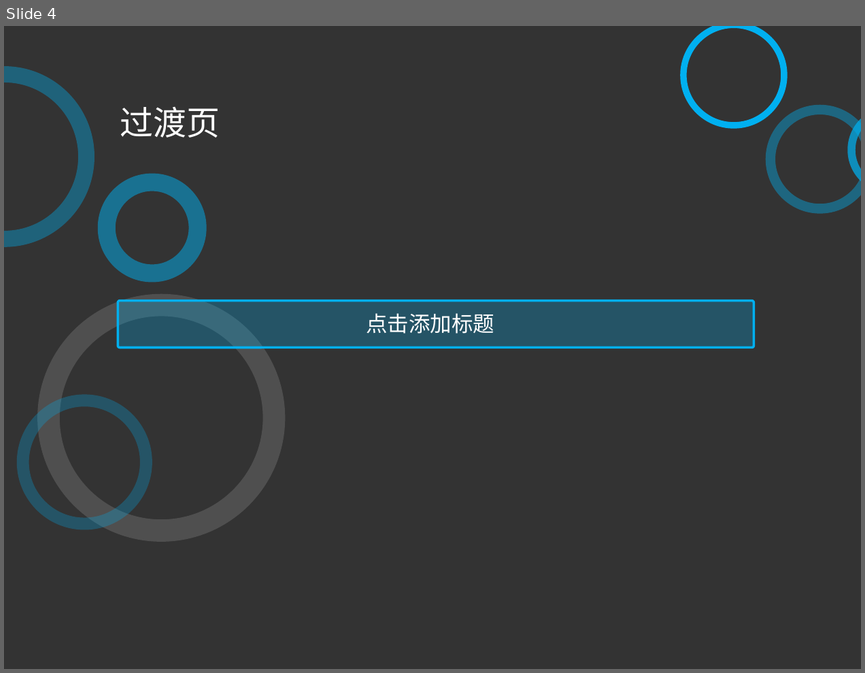
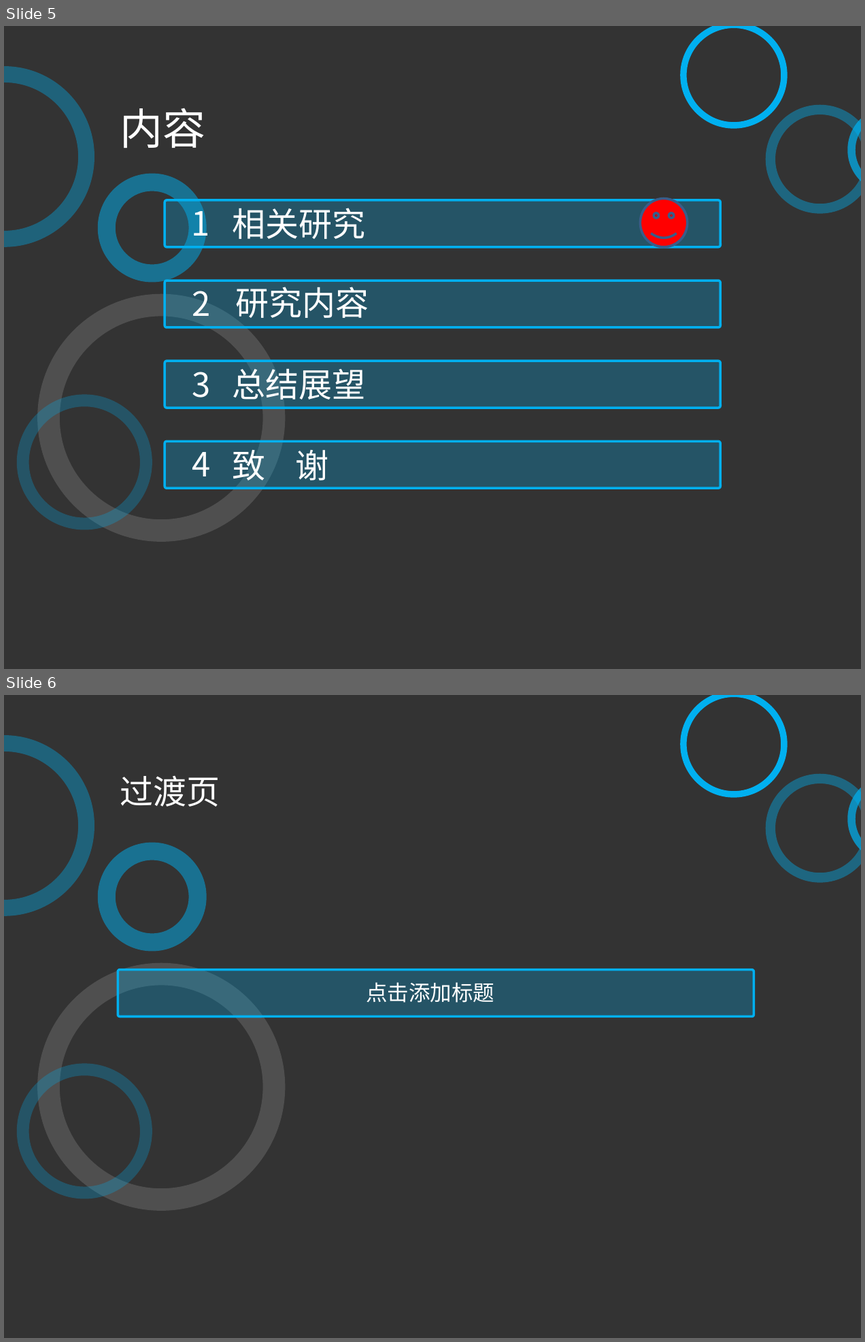
Before and after one commit to xsongx/MyThesis, a slide deck: 答辩.ppt. Shown one above the other, each under a label of ours: slide 4 before the commit, slides 5 and 6 after it. The pictures are 865x673 and 865x1342 pixels, drawn with LibreOffice and Linux fonts; fonts in the diff are those of the drawing. Boxes give left, top, right and bottom in pixels: in the first picture for what was removed or moved away, otherwise in the second. Text is boxed around its words. In the diff, an @@ line names an element or a change of style, - is before the commit and + after.

```diff
--- a/答辩.ppt
+++ b/答辩.ppt
@@ slide 5 added at box(4, 26, 861, 669), background #333333 @@
@@ freeform shape added at box(680, 26, 787, 129), fill #00B0F0 @@
@@ freeform shape added at box(4, 66, 95, 247), fill #00B0F0 at 38% opacity @@
@@ freeform shape added at box(766, 105, 861, 214), fill #00B0F0 at 41% opacity @@
@@ freeform shape added at box(847, 106, 861, 194), fill #00B0F0 at 72% opacity @@
@@ text added at box(120, 108, 206, 148), 36 pt, text #FFFFFF @@
+内容
@@ freeform shape added at box(97, 174, 206, 282), fill #00B0F0 at 50% opacity @@
@@ rounded rectangle added at box(165, 200, 720, 247), fill #00B0F0 at 27% opacity, outline #00B0F0 2.01 pt @@
@@ text added at box(192, 202, 210, 244), 28 pt, text #FFFFFF @@
+1
@@ text added at box(232, 208, 366, 239), 28 pt, text #FFFFFF @@
+相关研究
@@ smiley face added at box(640, 198, 687, 247), fill #FF0000, outline #385D8A 2.01 pt @@
@@ rounded rectangle added at box(165, 280, 720, 328), fill #00B0F0 at 27% opacity, outline #00B0F0 2.01 pt @@
@@ text added at box(192, 291, 211, 316), 28 pt, text #FFFFFF @@
+2
@@ text added at box(236, 286, 369, 318), 28 pt, text #FFFFFF @@
+研究内容
@@ freeform shape added at box(37, 294, 285, 542), fill #FFFFFF at 14% opacity @@
@@ rounded rectangle added at box(165, 361, 720, 408), fill #00B0F0 at 27% opacity, outline #00B0F0 2.01 pt @@
@@ text added at box(192, 371, 211, 397), 28 pt, text #FFFFFF @@
+3
@@ text added at box(232, 368, 366, 399), 28 pt, text #FFFFFF @@
+总结展望
@@ freeform shape added at box(17, 395, 152, 530), fill #00B0F0 at 27% opacity @@
@@ rounded rectangle added at box(165, 441, 720, 488), fill #00B0F0 at 27% opacity, outline #00B0F0 2.01 pt @@
@@ text added at box(192, 452, 211, 476), 28 pt, text #FFFFFF @@
+4
@@ text added at box(232, 450, 329, 480), 28 pt, text #FFFFFF @@
+致 谢
@@ what was slide 4 is now slide 6 @@
```
Also in this commit, not shown: 3 other slides added, 2 slides removed, 28 other files.
